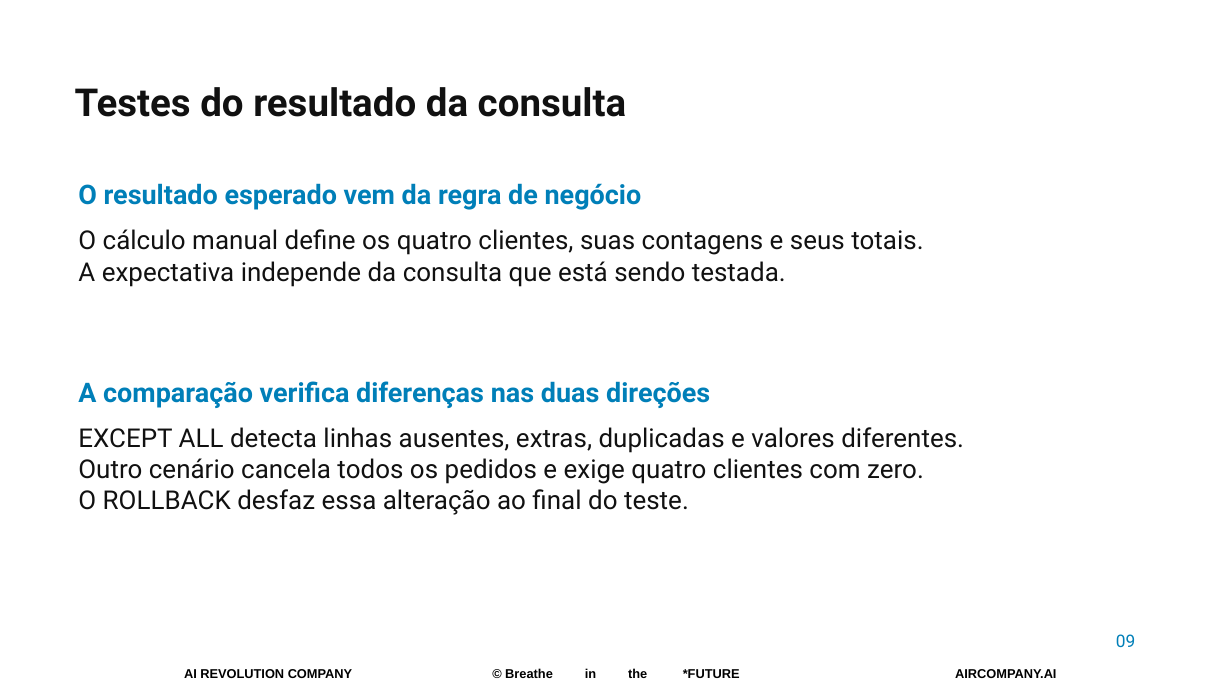
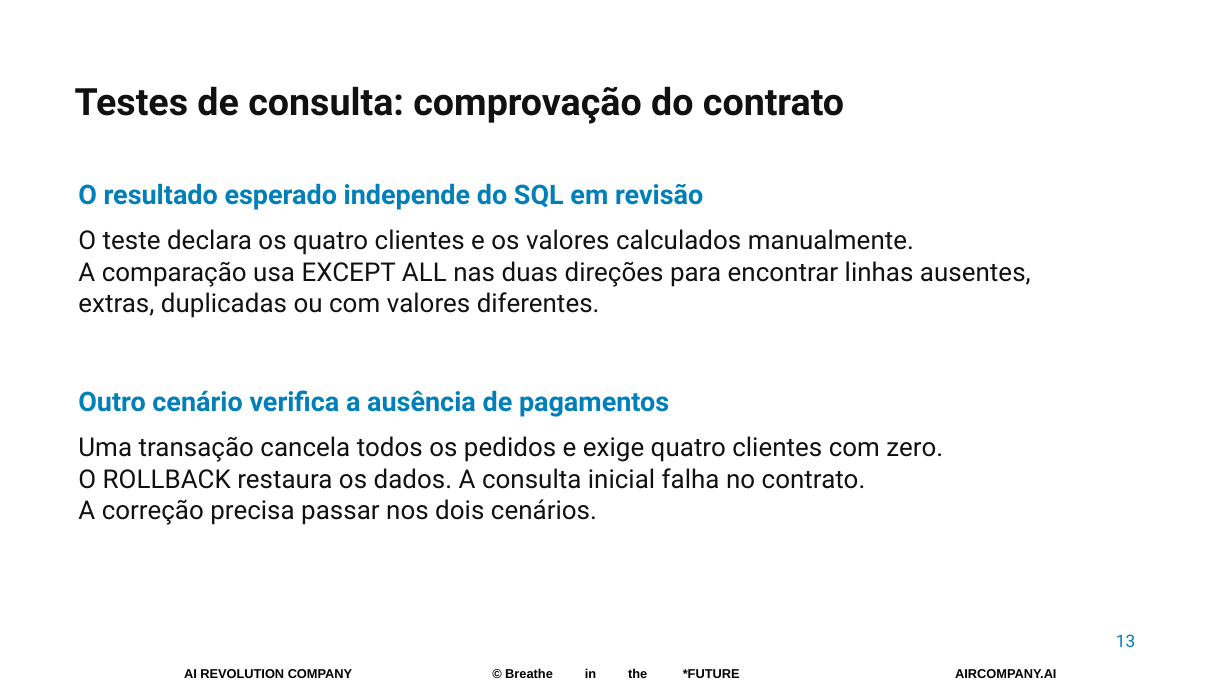
Before and after one commit to pedropalmieri/workshop4-pr-sql-ia, a slide deck: slide 13 of materiais/Workshop4-19nov2026.pptx (slide 9 before the commit). Drawn at 1232x693 pixels with LibreOffice and Linux fonts; fonts in the diff are those of the drawing; background and template pictures are left out. Boxes give left, top, right and bottom in pixels: in the first picture for what was removed or moved away, otherwise in the second. Text is boxed around its words. In the diff, an @@ line names an element or a change of style, - is before the commit and + after.

Commit message:
Amplia teoria do caso, SQL, performance e contexto para IA

```diff
--- a/materiais/Workshop4-19nov2026.pptx
+++ b/materiais/Workshop4-19nov2026.pptx
@@ text at (75, 86, 844, 124): text changed; size 30 to 29.2 pt @@
-Testes do resultado da consulta
+Testes de consulta: comprovação do contrato
@@ text at (78, 183, 703, 210): text changed @@
-O resultado esperado vem da regra de negócio
+O resultado esperado independe do SQL em revisão
@@ text at (78, 229, 1031, 318): text changed @@
-O cálculo manual define os quatro clientes, suas contagens e seus totais.
-A expectativa independe da consulta que está sendo testada.
+O teste declara os quatro clientes e os valores calculados manualmente.
+A comparação usa EXCEPT ALL nas duas direções para encontrar linhas ausentes,
+extras, duplicadas ou com valores diferentes.
@@ text removed at (78, 381, 710, 408) @@
-A comparação verifica diferenças nas duas direções
@@ text added at (78, 390, 669, 417), 21 pt, text #007FB8, bold @@
+Outro cenário verifica a ausência de pagamentos
@@ text at (78, 436, 943, 525): text changed @@
-EXCEPT ALL detecta linhas ausentes, extras, duplicadas e valores diferentes.
-Outro cenário cancela todos os pedidos e exige quatro clientes com zero.
-O ROLLBACK desfaz essa alteração ao final do teste.
+Uma transação cancela todos os pedidos e exige quatro clientes com zero.
+O ROLLBACK restaura os dados. A consulta inicial falha no contrato.
+A correção precisa passar nos dois cenários.
@@ text at (1116, 634, 1135, 647): text changed @@
-09
+13
```
Also in this commit, not shown: 2 other slides changed, 20 slides added, 11 slides removed.
